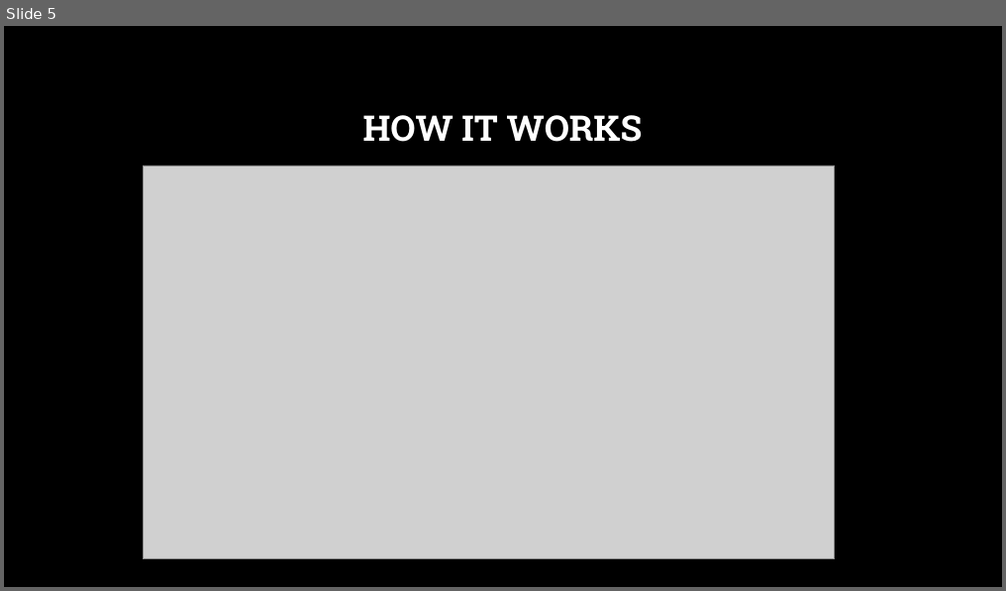
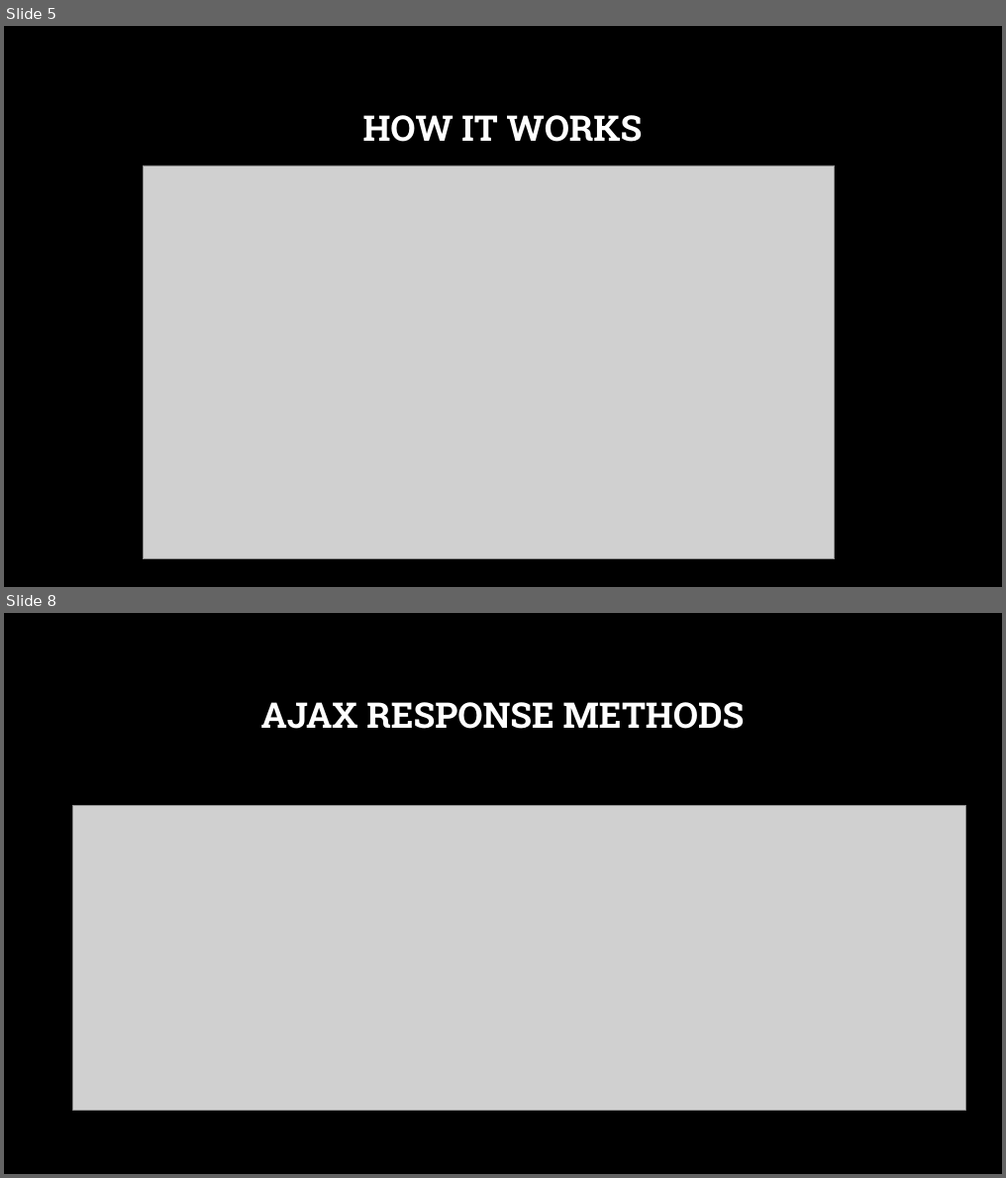
Before and after one commit to Shubhamdutta2000/Web-Training, a slide deck: 08. Ajax/Ajax.pptx. Shown one above the other, each under a label of ours: slide 5 before the commit, slides 5 and 8 after it; the slides between them are not shown. The pictures are 1006x591 and 1006x1178 pixels, drawn with LibreOffice and Linux fonts; fonts in the diff are those of the drawing; grey boxes stand for pictures; background and template pictures are left out. Boxes give left, top, right and bottom in pixels: in the first picture for what was removed or moved away, otherwise in the second. Text is boxed around its words. In the diff, an @@ line names an element or a change of style, - is before the commit and + after.

Commit message:
added ajax materials

```diff
--- a/08. Ajax/Ajax.pptx
+++ b/08. Ajax/Ajax.pptx
@@ slide 8 added at (x1=4, y1=613, x2=1002, y2=1174), background picture (left out) @@
@@ title added at (x1=261, y1=702, x2=745, y2=729), 34 pt, text #FFFFFF, bold @@
+AJAX RESPONSE METHODS
@@ picture added at (x1=73, y1=805, x2=966, y2=1110) @@
```
Also in this commit, not shown: 3 other slides added, 1 slide removed, 7 other files.
